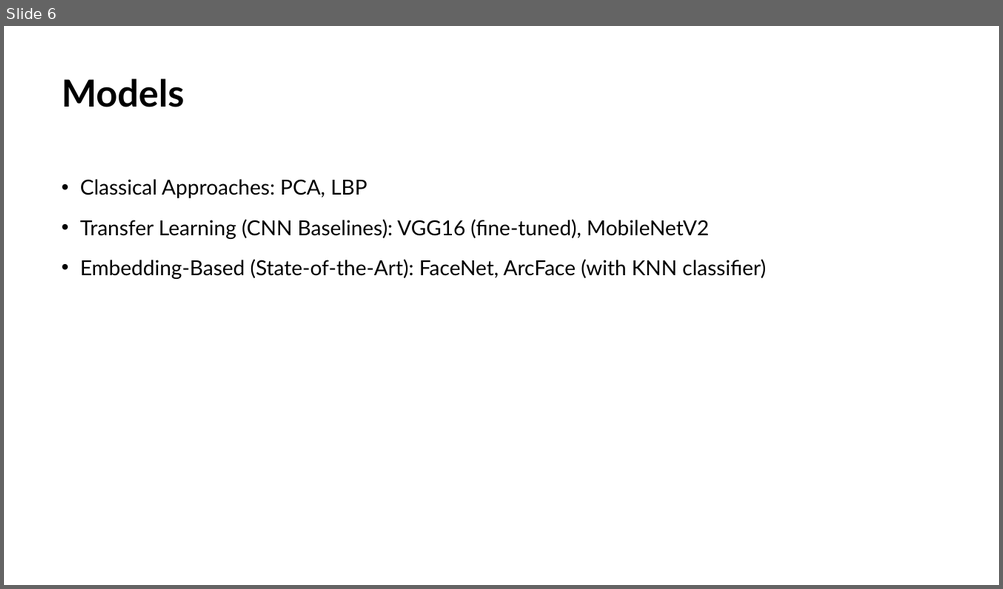
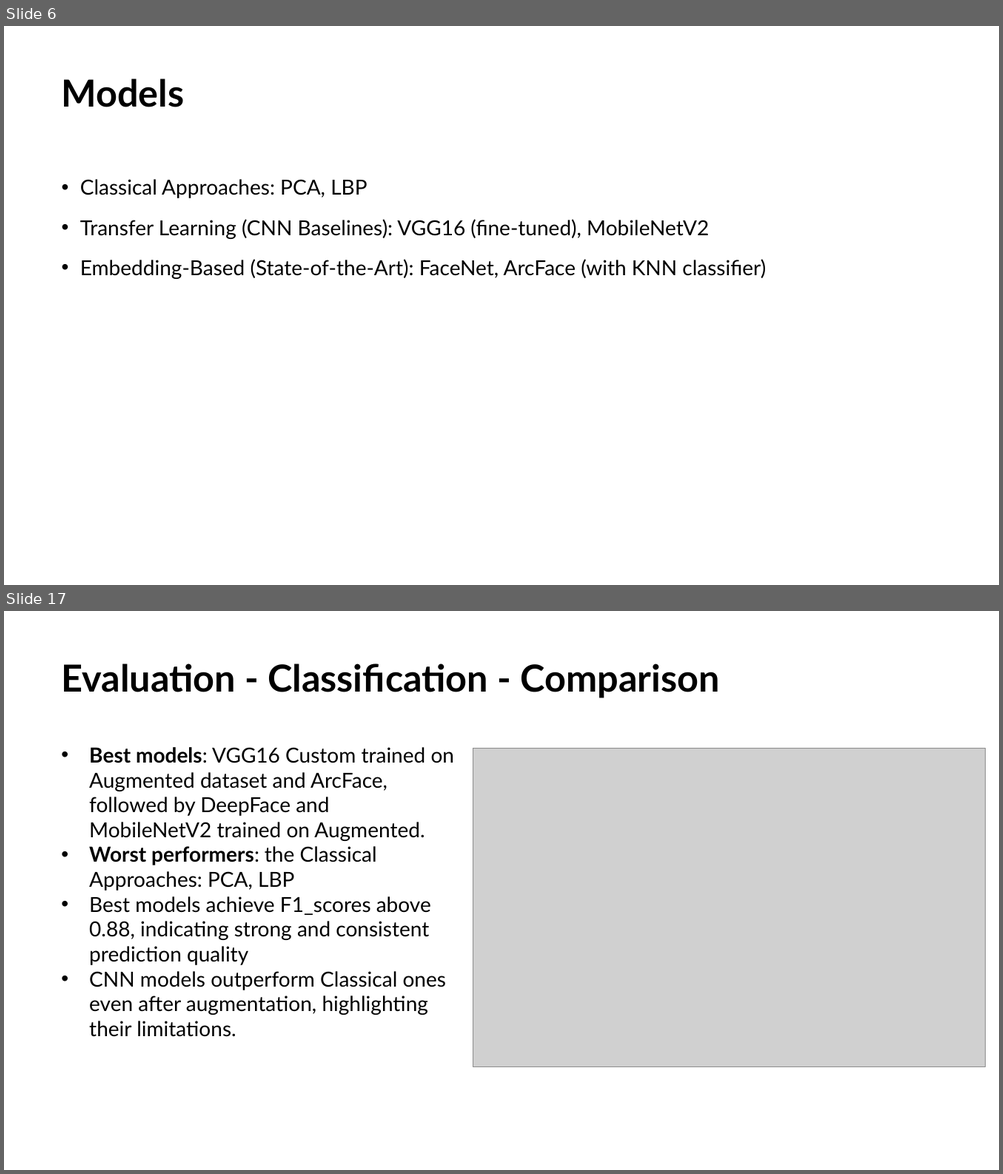
Before and after one commit to JackGraymer/Face-Recognition, a slide deck: Face Reconition Presentation_v2.pptx. Shown one above the other, each under a label of ours: slide 6 before the commit, slides 6 and 17 after it; the slides between them are not shown. The pictures are 1003x589 and 1003x1174 pixels, drawn with LibreOffice and Linux fonts; fonts in the diff are those of the drawing; grey boxes stand for pictures. Boxes give left, top, right and bottom in pixels: in the first picture for what was removed or moved away, otherwise in the second. Text is boxed around its words. In the diff, an @@ line names an element or a change of style, - is before the commit and + after.

```diff
--- a/Face Reconition Presentation_v2.pptx
+++ b/Face Reconition Presentation_v2.pptx
@@ slide 17 added at box(4, 611, 999, 1170), background #FFFFFF @@
@@ title added at box(62, 664, 720, 698), 36 pt, text #000000, bold @@
+Evaluation - Classification - Comparison
@@ text added at box(89, 747, 455, 1037), 20 pt, text #000000 @@
+• Best models: VGG16 Custom trained on Augmented dataset and ArcFace, followed by DeepFace and MobileNetV2 trained on Augmented.
+• Worst performers: the Classical Approaches: PCA, LBP
+• Best models achieve F1_scores above 0.88, indicating strong and consistent prediction quality
+• CNN models outperform Classical ones even after augmentation, highlighting their limitations.
@@ picture added at box(473, 749, 986, 1068) @@
```
Also in this commit, not shown: 7 slides changed, 10 other slides added, 1 slide removed.
